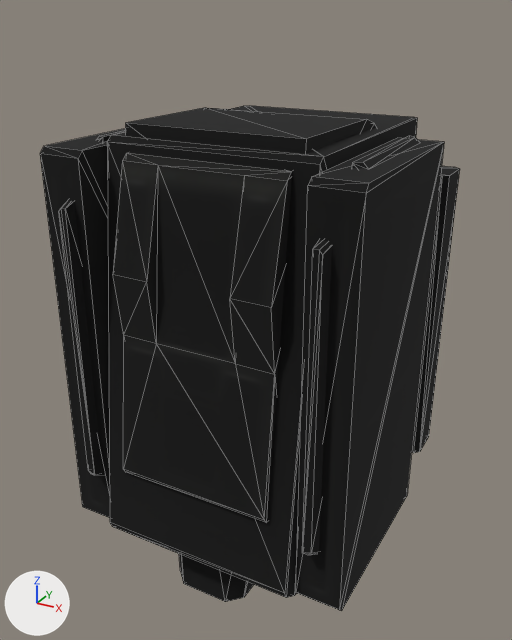
An edit to the glTF model packs/tribes2/config/AssetPacks/tribes2/t2_deploy_inventory.glb, drawn before and after from the same camera.
Rendered twice from a 50 mm lens placed at (0.565, -0.948, 0.994), pointed at (-0.016, 0.109, 0.465). Arrows for +X, +Y and +Z are at lower left; the lights stay in place. The first picture is the older version. Mesh edges are drawn as thin lines. Objects named as collision shapes, trigger or cutter boxes, shadow casters or lower levels of detail are left out. Where no turn or scale is listed for an object, it has been applied to the vertices.

The older version as bpy lines, for what is in view:
```python
ob_body_100 = bpy.data.objects.new('Body_100', me_body)
ob_body_100.parent = ob_dummy_body
ob_body_100.location = (0.000389, 0.077, -0.00109)
ob_dummy_body = bpy.data.objects.new('Dummy_Body', None)
ob_dummy_body.parent = ob_foot_centre_100
ob_dummy_body.location = (-0.0176, -0.0688, 0.146)
ob_dummy_body.rotation_euler = (-1.571, 0.0, 1.571)  # degrees (-90, 0, 90)
ob_finger_left_side_lit_100 = bpy.data.objects.new('Finger_left_side_lit_100', None)
ob_finger_left_side_lit_100.parent = ob_finger_left_side_100
ob_finger_left_side_lit_100.location = (-0.00677, 0.0, 0.0)
ob_finger_right_side_lit_100 = bpy.data.objects.new('Finger_right_side_lit_100', None)
ob_finger_right_side_lit_100.parent = ob_finger_right_side_100
ob_finger_right_side_lit_100.location = (0.00385, 0.0, 0.0)
ob_finger_right_top_lit_100 = bpy.data.objects.new('Finger_right_top_lit_100', None)
ob_finger_right_top_lit_100.parent = ob_finger_right_top_100
ob_finger_right_top_lit_100.location = (0.00137, 0.000164, -0.00136)
ob_hand_left_lit_100 = bpy.data.objects.new('Hand_left_lit_100', None)
ob_hand_left_lit_100.parent = ob_hand_left_100
ob_hand_left_lit_100.location = (-0.0033, 0.0, 0.0)
ob_hand_right_lit_100 = bpy.data.objects.new('Hand_right_lit_100', None)
ob_hand_right_lit_100.parent = ob_hand_right_100
ob_hand_right_lit_100.location = (0.00254, 0.0, 0.0)
ob_litegreenfront100 = bpy.data.objects.new('LiteGreenFront100', None)
ob_litegreenfront100.parent = ob_panel_face_100
ob_litegreenfront100.location = (-0.0159, -0.0919, 0.138)
ob_litegreenfront100.rotation_euler = (3.136, 0.0, -1.571)  # degrees (180, 0, -90)
ob_panel_top_lit_100 = bpy.data.objects.new('Panel_top_lit_100', None)
ob_panel_top_lit_100.parent = ob_panel_top_100
ob_panel_top_lit_100.location = (0.0, 0.0, -0.00297)
# also in view: 'Finger_right_side_100' at (-0.232, -0.078, 0.444); 'Panel_top_100' at (-0.004, 0.129, 0.749); 'Finger_left_top_100' at (0.23, 0.055, 0.568); 'Hand_right_100' at (-0.234, 0.05, 0.445); 'Finger_left_side_100' at (0.226, -0.078, 0.443)
```
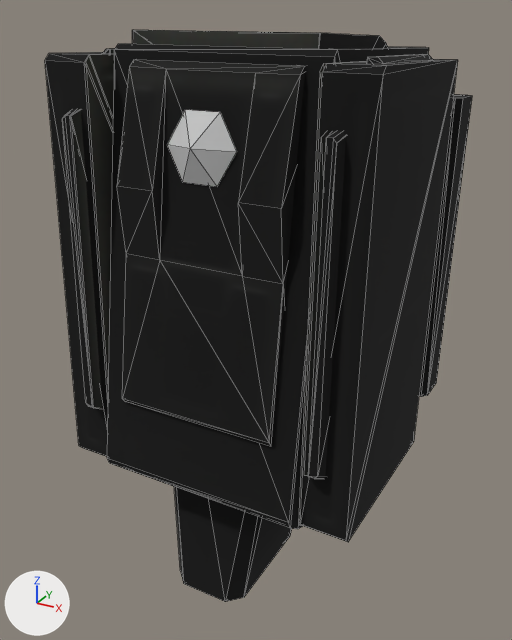
ob_dummy_body is not drawn itself; it is the parent of ob_dummy_shoulders, ob_body_100.

What differs and where, as boxes (x1, y1, x2, y2) in the pictures (512 x 640 px):
'Panel_face_100', moved, turned
    before: (113, 153, 292, 523)
    after: (117, 59, 305, 447)
'Hand_left_100', moved, turned
    before: (296, 138, 444, 611)
    after: (300, 59, 458, 542)
'Body_100', moved, turned
    before: (107, 106, 417, 597)
    after: (107, 44, 429, 529)
'Hand_right_100', moved, turned
    before: (40, 128, 126, 518)
    after: (45, 52, 108, 456)
'Finger_left_side_100', moved, turned
    before: (302, 240, 332, 555)
    after: (308, 131, 346, 479)
'Panel_top_100', moved, turned
    before: (126, 108, 376, 154)
    after: (319, 33, 388, 49)
'Shoulder_left_100', moved, turned
    before: (412, 166, 460, 453)
    after: (419, 95, 472, 397)
'Finger_right_side_100', moved, turned
    before: (59, 201, 103, 475)
    after: (63, 109, 94, 408)
'Hand_right_lit_100', now drawn
    after: (86, 54, 114, 382)
'LiteGreenFront100', now drawn
    after: (167, 110, 237, 186)
'Panel_top_lit_100', now drawn
    after: (132, 30, 320, 49)
'Finger_right_side_lit_100', now drawn
    after: (72, 110, 102, 409)
'Finger_left_side_lit_100', now drawn
    after: (304, 131, 328, 475)
'Finger_left_top_100', moved, turned
    before: (352, 136, 419, 168)
    after: (366, 54, 433, 63)
'Hand_left_lit_100', now drawn
    after: (298, 61, 359, 525)
'Finger_right_top_100', moved, turned (mostly hidden)
    before: (96, 130, 126, 142)
    after: (103, 49, 110, 54)
'Finger_right_top_lit_100', now drawn (mostly hidden)
    after: (110, 49, 115, 54)
'Foot_centre_100', unchanged, uncovered by the edit
    before: (179, 554, 254, 602)
    after: (174, 487, 292, 602)

Patch to the scene script:
```diff
--- a/packs/tribes2/config/AssetPacks/tribes2/t2_deploy_inventory.glb.py
+++ b/packs/tribes2/config/AssetPacks/tribes2/t2_deploy_inventory.glb.py
@@ me_litegreenfront @@
+me_litegreenfront.from_pydata([(-0.03, -0.0359, 0.0569), (0.03, -0.0359, 0.0569), (0.0, -0.008, 0.005), (0.0599, -0.0359, 0.005), (0.03, -0.0359, -0.047), (-0.03, -0.0359, -0.047), (-0.0599, -0.0359, 0.005)], [], [(0, 1, 2), (1, 3, 2), (3, 4, 2), (4, 5, 2), (5, 6, 2), (2, 6, 0)])
+me_litegreenfront.materials.append(mat_deploy_inv_lite)  # light grey #cbcbcb
@@ me_panel_top_lit @@
+me_panel_top_lit.from_pydata(...)  # 4 vertices, 2 faces; spans x -0.155..0.155, y -0.165..0.0, z -0.385..-0.373
+me_panel_top_lit.materials.append(mat_deploy_inventory_2)  # picture img_deploy_inventory_2
@@ me_hand_right_lit @@
+me_hand_right_lit.from_pydata(...)  # 6 vertices, 4 faces; spans x 0.053, y -0.351..0.351, z 0.0..0.352
+me_hand_right_lit.materials.append(mat_deploy_inventory_2)  # picture img_deploy_inventory_2
@@ me_finger_right_top_lit @@
+me_finger_right_top_lit.from_pydata(...)  # 4 vertices, 2 faces; spans x 0.016..0.031, y 0.0..0.47, z -0.158..0.158
+me_finger_right_top_lit.materials.append(mat_deploy_inventory_2)  # picture img_deploy_inventory_2
@@ me_finger_right_side_lit @@
+me_finger_right_side_lit.from_pydata(...)  # 4 vertices, 2 faces; spans x 0.042, y -0.312..0.312, z 0.0..0.139
+me_finger_right_side_lit.materials.append(mat_deploy_inventory_2)  # picture img_deploy_inventory_2
@@ me_hand_left_lit @@
+me_hand_left_lit.from_pydata(...)  # 6 vertices, 4 faces; spans x -0.053, y -0.351..0.351, z -0.352..0.0
+me_hand_left_lit.materials.append(mat_deploy_inventory_2)  # picture img_deploy_inventory_2
@@ me_finger_left_side_lit @@
+me_finger_left_side_lit.from_pydata(...)  # 4 vertices, 2 faces; spans x -0.042, y -0.312..0.312, z -0.139..0.0
+me_finger_left_side_lit.materials.append(mat_deploy_inventory_2)  # picture img_deploy_inventory_2
@@ ob_dummy_body @@
 ob_dummy_body.parent = ob_foot_centre_100
-ob_dummy_body.location = (-0.0176, -0.0688, 0.146)
-ob_dummy_body.rotation_euler = (-1.571, 0.0, 1.571)  # degrees (-90, 0, 90)
+ob_dummy_body.location = (-0.041, -0.0688, 0.273)
+ob_dummy_body.rotation_euler = (-1.606, 0.0, 1.571)  # degrees (-92, 0, 90)
@@ ob_finger_left_side_lit_100 @@
-ob_finger_left_side_lit_100 = bpy.data.objects.new('Finger_left_side_lit_100', None)
+ob_finger_left_side_lit_100 = bpy.data.objects.new('Finger_left_side_lit_100', me_finger_left_side_lit)
 ob_finger_left_side_lit_100.parent = ob_finger_left_side_100
@@ ob_hand_left_lit_100 @@
-ob_hand_left_lit_100 = bpy.data.objects.new('Hand_left_lit_100', None)
+ob_hand_left_lit_100 = bpy.data.objects.new('Hand_left_lit_100', me_hand_left_lit)
 ob_hand_left_lit_100.parent = ob_hand_left_100
@@ ob_finger_right_side_lit_100 @@
-ob_finger_right_side_lit_100 = bpy.data.objects.new('Finger_right_side_lit_100', None)
+ob_finger_right_side_lit_100 = bpy.data.objects.new('Finger_right_side_lit_100', me_finger_right_side_lit)
 ob_finger_right_side_lit_100.parent = ob_finger_right_side_100
@@ ob_finger_right_top_lit_100 @@
-ob_finger_right_top_lit_100 = bpy.data.objects.new('Finger_right_top_lit_100', None)
+ob_finger_right_top_lit_100 = bpy.data.objects.new('Finger_right_top_lit_100', me_finger_right_top_lit)
 ob_finger_right_top_lit_100.parent = ob_finger_right_top_100
@@ ob_hand_right_lit_100 @@
-ob_hand_right_lit_100 = bpy.data.objects.new('Hand_right_lit_100', None)
+ob_hand_right_lit_100 = bpy.data.objects.new('Hand_right_lit_100', me_hand_right_lit)
 ob_hand_right_lit_100.parent = ob_hand_right_100
@@ ob_panel_top_lit_100 @@
-ob_panel_top_lit_100 = bpy.data.objects.new('Panel_top_lit_100', None)
+ob_panel_top_lit_100 = bpy.data.objects.new('Panel_top_lit_100', me_panel_top_lit)
 ob_panel_top_lit_100.parent = ob_panel_top_100
@@ ob_litegreenfront100 @@
-ob_litegreenfront100 = bpy.data.objects.new('LiteGreenFront100', None)
+ob_litegreenfront100 = bpy.data.objects.new('LiteGreenFront100', me_litegreenfront)
 ob_litegreenfront100.parent = ob_panel_face_100
```
